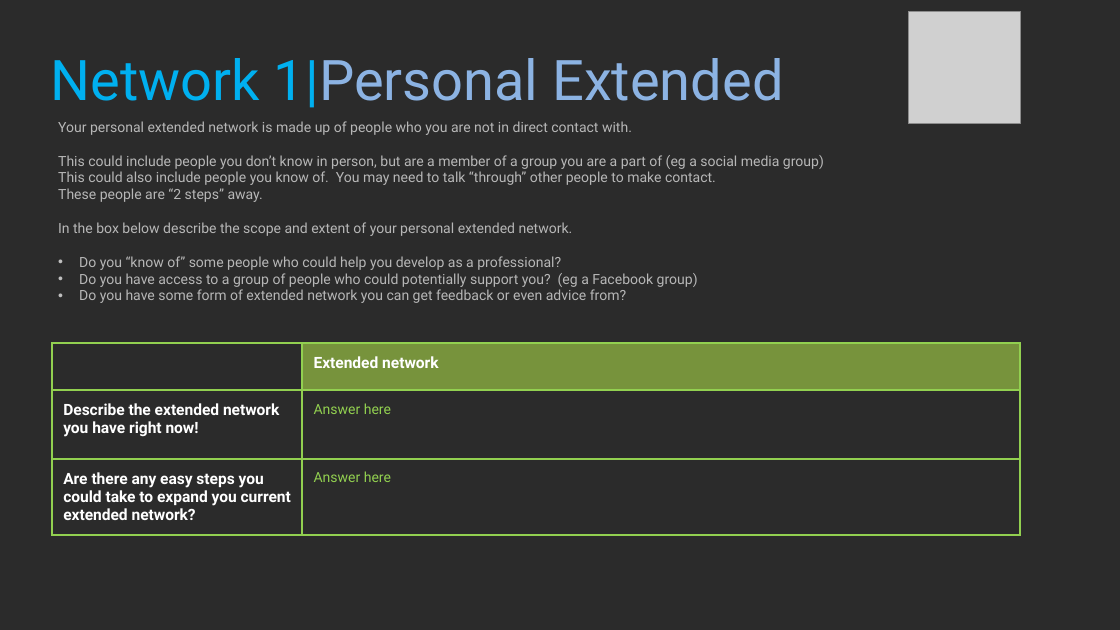
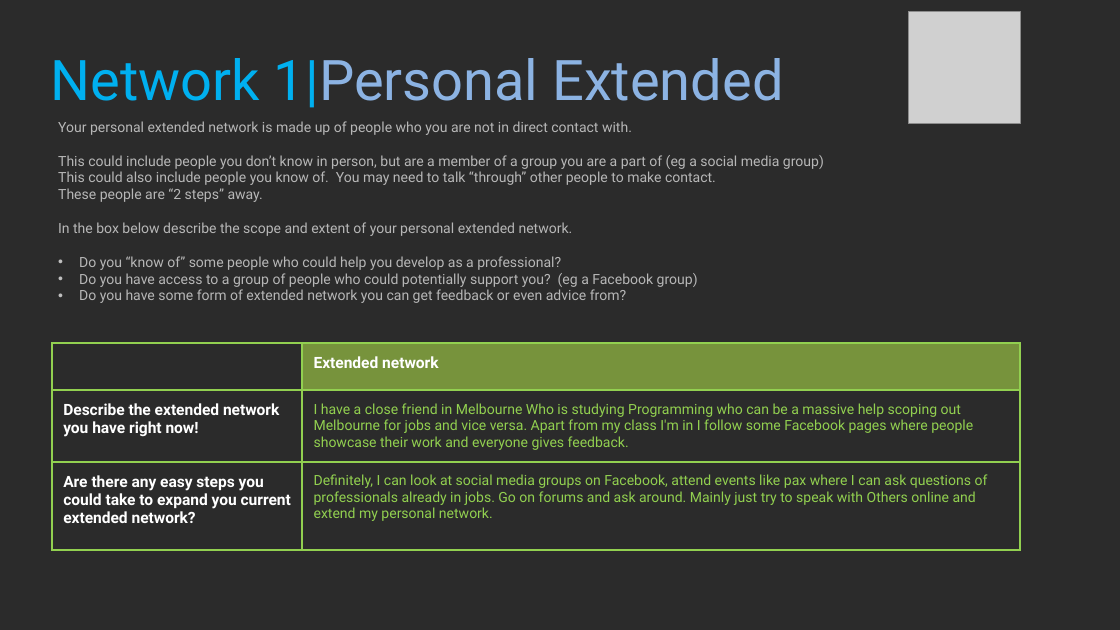
Before and after one commit to BenMate/ProfStudy1, a slide deck: slide 23 of 2021_Professional_Studies_1_YourName.pptx. Drawn at 1120x630 pixels with LibreOffice and Linux fonts; fonts in the diff are those of the drawing; grey boxes stand for pictures; background and template pictures are left out; a plain dark background stands for a picture behind light text. Boxes give left, top, right and bottom in pixels: in the first picture for what was removed or moved away, otherwise in the second. Text is boxed around its words. In the diff, an @@ line names an element or a change of style, - is before the commit and + after.

```diff
--- a/2021_Professional_Studies_1_YourName.pptx
+++ b/2021_Professional_Studies_1_YourName.pptx
@@ table at (53,343,1020,553) @@
-row 2, column 2: Answer here
+row 2, column 2: I have a close friend in Melbourne Who is studying Programming who can be a massive help scoping out Melbourne for jobs and vice versa. Apart from my class I'm in I follow some Facebook pages where people showcase their work and everyone gives feedback.
-row 3, column 2: Answer here
+row 3, column 2: Definitely, I can look at social media groups on Facebook, attend events like pax where I can ask questions of professionals already in jobs. Go on forums and ask around. Mainly just try to speak with Others online and extend my personal network.
```
Also in this commit, not shown: 26 other slides changed, 6 other files.
